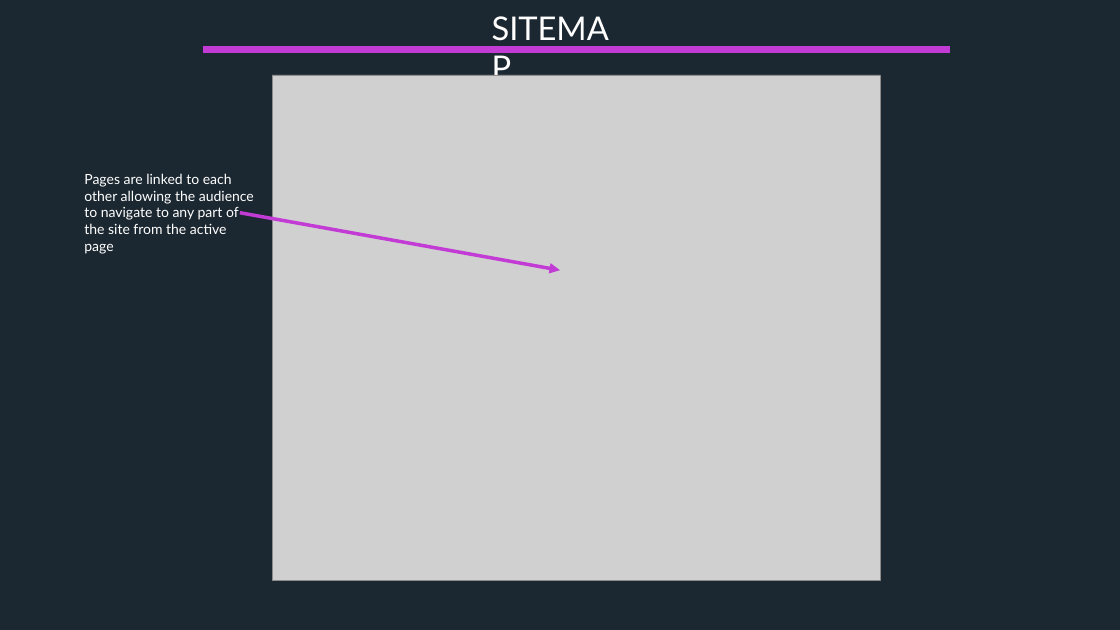
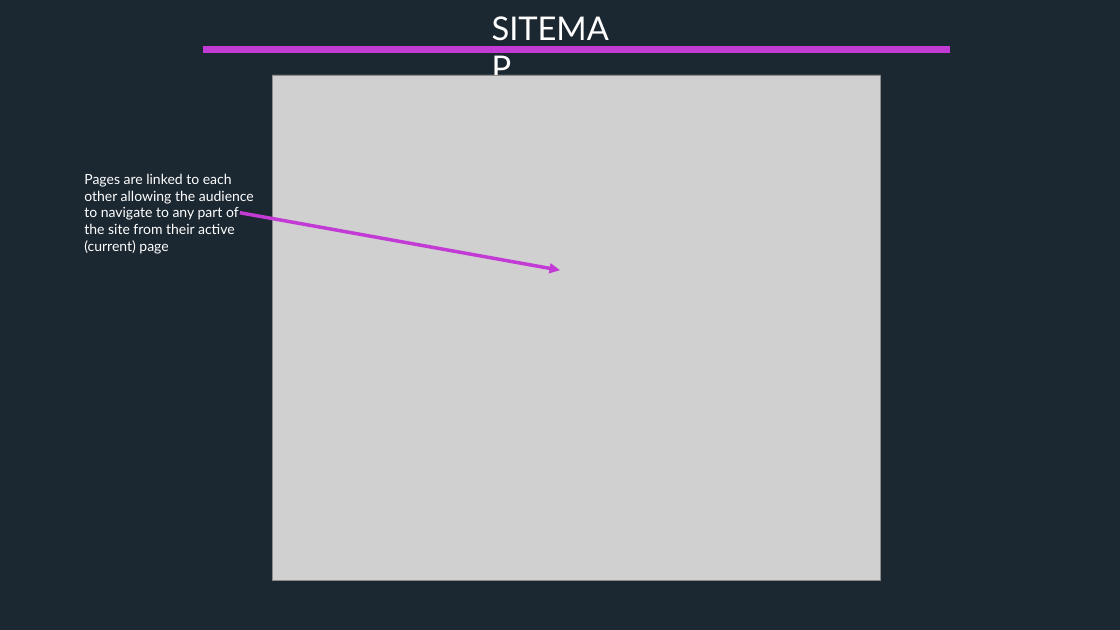
Before and after one commit to mdart86/Portfolio_Website, a slide deck: slide 2 of Michael-Dart_T1A2 Slidedeck.pptx. Drawn at 1120x630 pixels with LibreOffice and Linux fonts; fonts in the diff are those of the drawing; grey boxes stand for pictures. Boxes give left, top, right and bottom in pixels: in the first picture for what was removed or moved away, otherwise in the second. Text is boxed around its words. In the diff, an @@ line names an element or a change of style, - is before the commit and + after.

```diff
--- a/Michael-Dart_T1A2 Slidedeck.pptx
+++ b/Michael-Dart_T1A2 Slidedeck.pptx
@@ text at [84,173,254,254]: text changed @@
-Pages are linked to each other allowing the audience to navigate to any part of the site from the active page
+Pages are linked to each other allowing the audience to navigate to any part of the site from their active (current) page
```
Also in this commit, not shown: 2 other slides changed.
